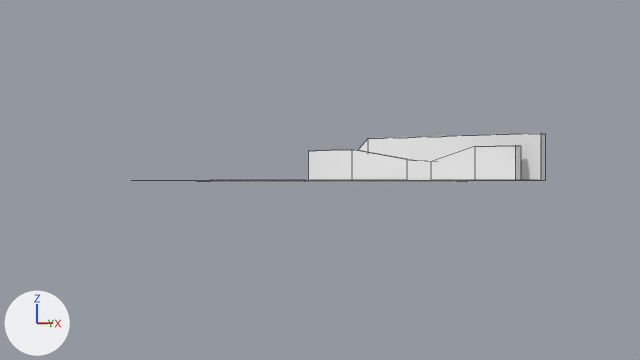
What one commit did to the Blender file landscape.blend.
Both versions are drawn from the file's camera 'Camera'. Arrows for +X, +Y and +Z are at lower left; the lights stay in place. Mesh edges are drawn as thin lines.

The scene before the commit, as lines of its bpy script (objects in view):
```python
me_cube = bpy.data.meshes.new('Cube')
me_cube.from_pydata(...)  # 20 vertices, 7 faces; spans x -42.0..153.0, y -20.0..0.0, z 0.0..34.0
me_cube.materials.append(mat_material)  # white #e7e7e7
ob_mountains = bpy.data.objects.new('Mountains', me_cube)
ob_mountains.location = (0.0, 0.0, 0.0)
_m = ob_mountains.modifiers.new('Solidify', 'SOLIDIFY')
_m.thickness = 10.0
_m.nonmanifold_merge_threshold = 0.0003
```
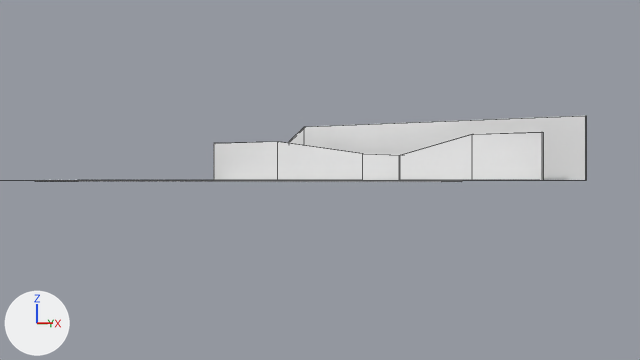
The change in detail:
me_cube has 20 vertices, 7 faces and spans x -42.0..153.0, y -20.0..0.0, z 0.0..34.0.
me_cube is used by ob_mountains; location (0.0, 0.0, 0.0).
me_cube part 1: the loose piece of 6 vertices spanning x 76.0..142.0, y -20.0, z 0.0..24.0 is moved by (0.0, -140.0, 0.0).
me_cube part 2: the loose piece of 8 vertices spanning x -42.0..100.0, y -10.0, z 0.0..24.0 is moved by (0.0, -65.0, 0.0).
me_plane has 12 vertices, 5 faces and spans x -45.0..155.0, y -100.0..100.0, z -1.0..0.0.
me_plane is used by ob_ground; location (0.0, -109.4, 0.0).
Part 3, on me_plane:
Vertex 0 of me_plane moves from (-45.0, -100.0, 0.0) to (-220.0, -100.0, 0.0).
Vertex 1 of me_plane moves from (155.0, -100.0, 0.0) to (145.0, -100.0, 0.0).
Vertex 2 of me_plane moves from (-45.0, 100.0, 0.0) at pixel (306, 180) to (-543.0, 600.0, 0.0) at pixel (226, 180).
Vertex 3 of me_plane moves from (155.0, 100.0, 0.0) to (-22.0, 600.0, 0.0) at pixel (539, 180).
Vertex 4 of me_plane moves from (-45.0, -23.0, 0.0) at pixel (209, 180) to (-233.0, 20.0, 0.0) at pixel (77, 180).
Vertex 5 of me_plane moves from (155.0, -23.0, 0.0) at pixel (466, 180) to (132.0, 20.0, 0.0) at pixel (461, 180).
Vertex 6 of me_plane moves from (-45.0, -36.0, 0.0) at pixel (196, 180) to (-220.0, -35.0, 0.0) at pixel (34, 180).
Vertex 7 of me_plane moves from (155.0, -36.0, 0.0) at pixel (456, 180) to (145.0, -35.0, 0.0) at pixel (441, 180).
Vertex 8 of me_plane moves from (-45.0, -23.0, -1.0) at pixel (209, 181) to (-233.0, 20.0, -1.0) at pixel (77, 181).
Vertex 9 of me_plane moves from (155.0, -23.0, -1.0) at pixel (466, 181) to (132.0, 20.0, -1.0) at pixel (461, 181).
Vertex 10 of me_plane moves from (-45.0, -36.0, -1.0) at pixel (196, 181) to (-220.0, -35.0, -1.0) at pixel (34, 181).
Vertex 11 of me_plane moves from (155.0, -36.0, -1.0) at pixel (456, 181) to (145.0, -35.0, -1.0) at pixel (441, 181).
Object 'Mountains' (ob_mountains) moves from (0.0, 0.0, 0.0) to (-426.7, 500.0, 0.0).
Object 'Mountains' (ob_mountains) is rescaled from (1.0, 1.0, 1.0) to (3.0, 0.4, 2.4).

Boxes [x1, y1, x2, y2] around the edits, measured in the pictures (640 x 360 px; the box of a moved part takes in the faces that stretch with it):
'Mountains', reshaped, moved, rescaled (57% wider, 35% taller)
    before: [308, 133, 545, 180]
    after: [214, 116, 586, 180]
'Ground', reshaped
    before: [197, 180, 467, 182]
    after: [35, 180, 462, 182]
part 1 of me_cube, moved or reshaped
    before: [431, 145, 521, 180]
    after: [399, 132, 543, 180]
part 2 of me_cube, moved or reshaped
    before: [308, 150, 432, 180]
    after: [214, 142, 400, 180]
